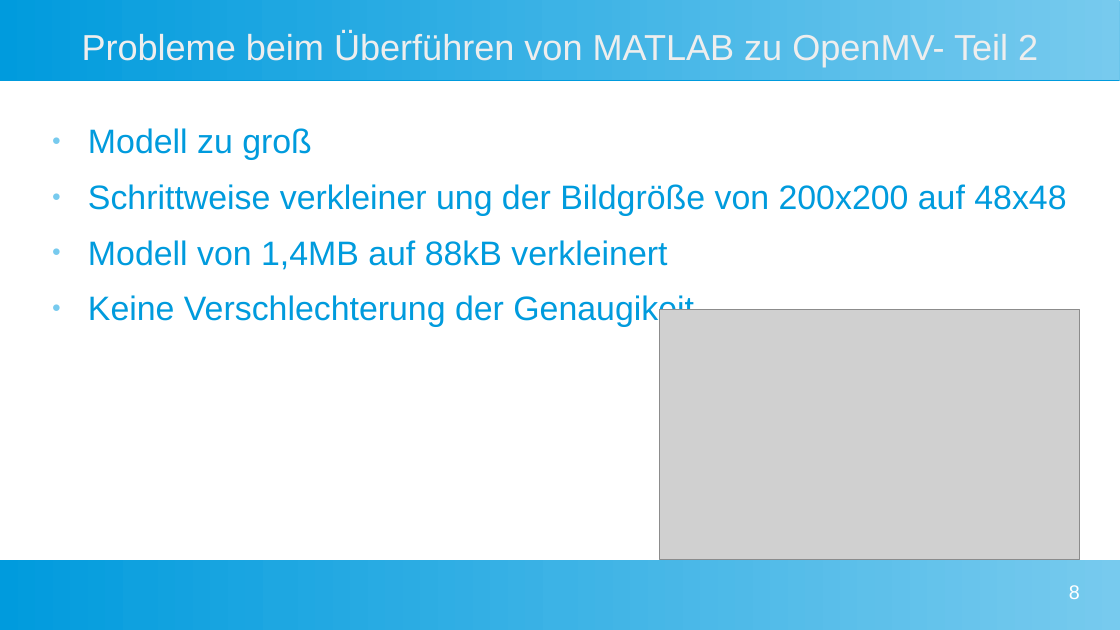
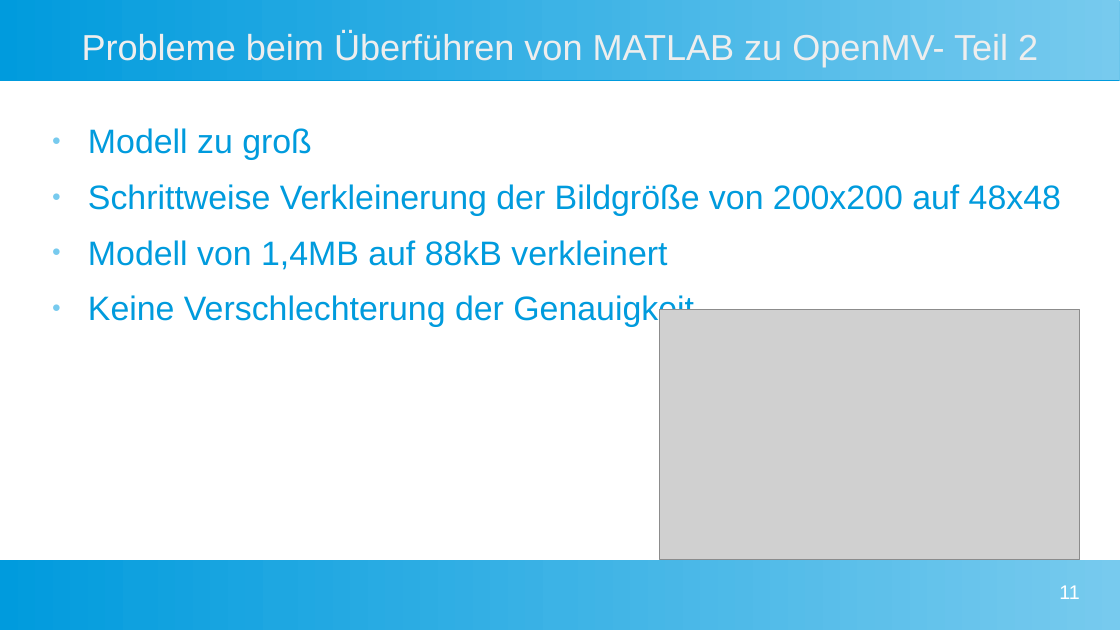
Before and after one commit to Commander-Philip/the-machine-learning-brick, a slide deck: slide 11 of docs/Präsentation.odp (slide 8 before the commit). Drawn at 1120x630 pixels with LibreOffice and Linux fonts; fonts in the diff are those of the drawing; grey boxes stand for pictures. Boxes give left, top, right and bottom in pixels: in the first picture for what was removed or moved away, otherwise in the second. Text is boxed around its words. In the diff, an @@ line names an element or a change of style, - is before the commit and + after.

```diff
--- a/docs/Präsentation.odp
+++ b/docs/Präsentation.odp
@@ text at (88,184,1061,216): text changed @@
-● Schrittweise verkleiner ung der Bildgröße von 200x200 auf 48x48
+● Schrittweise Verkleinerung der Bildgröße von 200x200 auf 48x48
@@ text at (88,295,694,327): text changed @@
-● Keine Verschlechterung der Genaugikeit
+● Keine Verschlechterung der Genauigkeit
@@ page number at (1059,585,1080,599): text changed @@
-8
+11
```
Also in this commit, not shown: 2 other slides changed, 3 slides added.
